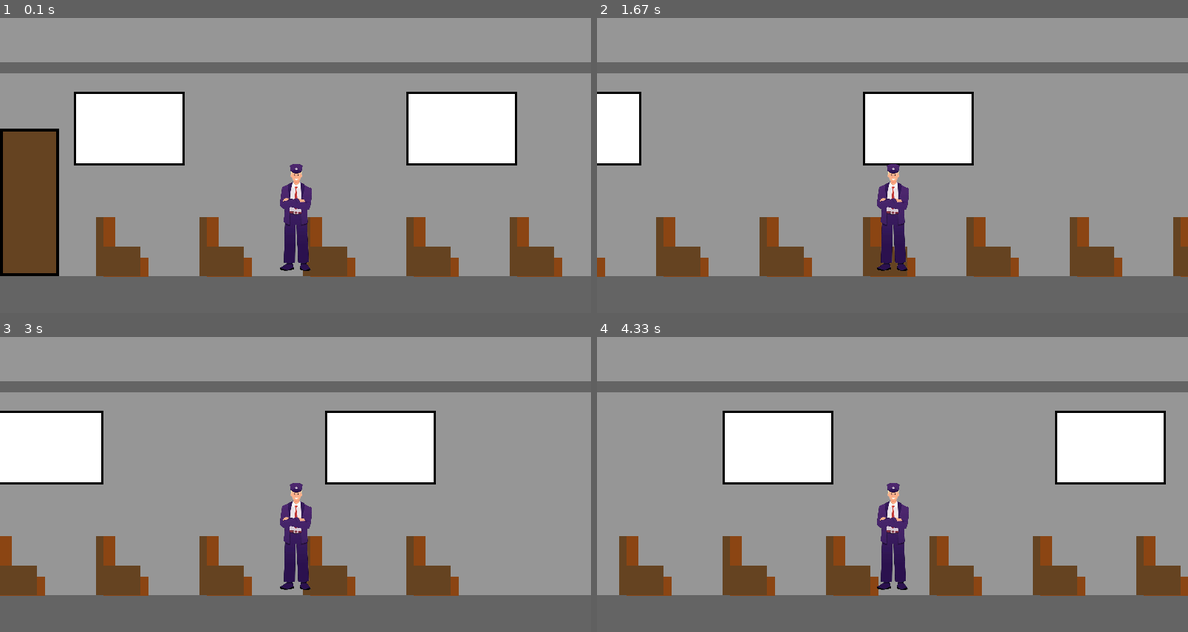
Above: before the commit, frames 1-4 (two rows, left to right).
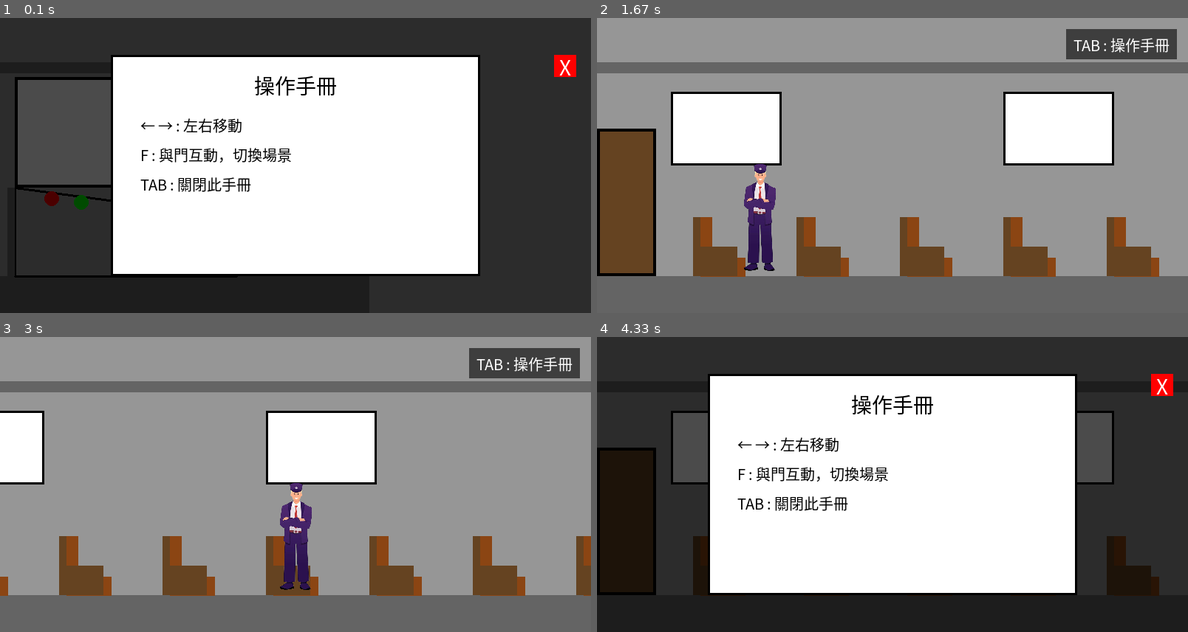
Above: after the commit, the same moments.

Repository: alien1105/pygame_final_project
Game: pygame game, started from main.py
Two runs of this game, one before a commit and one after it. Both use one fixed random seed, a clock stepped at 60 frames per second and the inputs below.
Inputs (mouse positions are in pixels of both pictures, inside the frame that each line leads up to):
- Up to frame 1 (0.1 s): no input
- Up to frame 2 (1.67 s): click (1164, 65) at 0.38 s, where only the run after the commit has a clickable "X"; hold F 0.67-1.13 s; hold Right 0.67-1.13 s; tap F at 1.17 s; hold F from 1.5 s (still down); hold Right from 1.5 s (still down)
- Up to frame 3 (3 s): release F at 1.97 s; release Right at 1.97 s; hold Right 2-2.47 s; hold Right 2.5-2.97 s
- Up to frame 4 (4.33 s): hold Left 3-3.53 s; hold Left 3.57-3.97 s; hold Tab from 4 s (still down); hold Right from 4 s (still down)

The runs differ from the first frame. In frame 1, 94% of the frame differs, in the area x 0-100%, y 0-100%; in frame 2, 34%; in frame 3, 20%; in frame 4, 95%.

Commit message:
新增操作手冊及互動提示

Diff:
--- a/main.py
+++ b/main.py
@@ -16,6 +16,8 @@
 FLOOR_HEIGHT = 50
 FPS = 60
 PLAYER_SPEED = 5
+DOOR_HEIGHT = 200
+DOOR_WIDTH = 80
 
 # 定義顏色 (RGB 格式)
 WHITE = (255, 255, 255)
@@ -27,6 +29,10 @@
 DARK_BROWN = (101, 67, 33) # 座椅暗面顏色
 RED = (255, 0, 0) # 按鈕顏色
 GREEN = (0, 255, 0) # 按鈕顏色
+
+# 載入字型 (使用電腦內建的中文字型)
+font = pygame.font.SysFont("microsoftjhenghei", 28)
+font_small = pygame.font.SysFont("microsoftjhenghei", 20)
 
 # 3. 載入並設定列車長
 try:
@@ -42,7 +48,7 @@
 
 # 設定列車長的碰撞框 (Rect)
 conductor_rect = pygame.Rect(
-    WIDTH // 2 - 80,
+    COCKPIT_WIDTH - DOOR_WIDTH - 160 - 10, # 初始 x 位置：駕駛艙門的左邊再過去一點
     HEIGHT - FLOOR_HEIGHT - 160,
     160,
     160
@@ -54,12 +60,13 @@
 camera_x = 0
 
 # --- 場景管理 ---
-current_scene = 'CARRIAGE_1' # 初始場景
-
-# 定義每個場景的互動門
-DOOR_HEIGHT = 200
-DOOR_WIDTH = 80
-doors = {
+current_scene = 'COCKPIT' # 遊戲從駕駛艙開始
+
+# --- 遊戲狀態管理 ---
+game_state = 'MANUAL' # 初始狀態為顯示手冊
+close_button_rect = pygame.Rect(WIDTH - 50, 50, 30, 30) # 手冊的關閉按鈕
+
+doors = { # 定義每個場景的互動門
     'CARRIAGE_1': {
         'cockpit_door': pygame.Rect(0, HEIGHT - FLOOR_HEIGHT - DOOR_HEIGHT, DOOR_WIDTH, DOOR_HEIGHT),
         'exit_door': pygame.Rect(CARRIAGE_WIDTH - DOOR_WIDTH, HEIGHT - FLOOR_HEIGHT - DOOR_HEIGHT, DOOR_WIDTH, DOOR_HEIGHT),
@@ -76,6 +83,51 @@
         'exit_door': pygame.Rect(COCKPIT_WIDTH - DOOR_WIDTH, HEIGHT - FLOOR_HEIGHT - DOOR_HEIGHT, DOOR_WIDTH, DOOR_HEIGHT),
     }
 }
+
+def draw_manual_screen():
+    """繪製操作手冊畫面"""
+    # 半透明背景
+    overlay = pygame.Surface((WIDTH, HEIGHT), pygame.SRCALPHA)
+    overlay.fill((0, 0, 0, 180))
+    screen.blit(overlay, (0, 0))
+
+    # 手冊面板
+    panel_rect = pygame.Rect(WIDTH // 2 - 250, HEIGHT // 2 - 150, 500, 300)
+    pygame.draw.rect(screen, WHITE, panel_rect)
+    pygame.draw.rect(screen, BLACK, panel_rect, 3)
+
+    # 標題
+    title_surf = font.render("操作手冊", True, BLACK)
+    screen.blit(title_surf, (panel_rect.centerx - title_surf.get_width() // 2, panel_rect.y + 20))
+
+    # 說明文字
+    instructions = [
+        "← → : 左右移動",
+        "F : 與門互動，切換場景",
+        "TAB : 關閉此手冊"
+    ]
+    for i, text in enumerate(instructions):
+        text_surf = font_small.render(text, True, BLACK)
+        screen.blit(text_surf, (panel_rect.x + 40, panel_rect.y + 80 + i * 40))
+
+    # 關閉按鈕
+    pygame.draw.rect(screen, RED, close_button_rect)
+    close_text_surf = font.render("X", True, WHITE)
+    screen.blit(close_text_surf, (close_button_rect.centerx - close_text_surf.get_width() // 2,
+                                  close_button_rect.centery - close_text_surf.get_height() // 2))
+
+
+def draw_manual_hint():
+    """在右上角繪製提示：按 TAB 開關操作手冊"""
+    hint_text_surf = font_small.render("TAB : 操作手冊", True, WHITE)
+    hint_rect = hint_text_surf.get_rect()
+    hint_bg_rect = pygame.Rect(0, 0, hint_rect.width + 20, hint_rect.height + 12)
+    hint_bg_rect.topright = (WIDTH - 15, 15)
+    hint_bg = pygame.Surface(hint_bg_rect.size, pygame.SRCALPHA)
+    hint_bg.fill((0, 0, 0, 150))
+    screen.blit(hint_bg, hint_bg_rect)
+    screen.blit(hint_text_surf, (hint_bg_rect.centerx - hint_rect.width // 2, hint_bg_rect.centery - hint_rect.height // 2))
+
 
 def draw_background(camera_offset_x):
     """繪製背景、地板和窗戶，根據攝影機位置調整"""
@@ -216,99 +268,109 @@
     else: # 否則，畫一個藍色方塊作為替代
         pygame.draw.rect(surface, BLUE, screen_rect)
 
+def draw_interact_hint(camera_offset_x):
+    """如果玩家靠近可互動的門，在角色上方顯示按 F 互動的提示"""
+    scene_doors = doors.get(current_scene, {})
+    for door_rect in scene_doors.values():
+        if conductor_rect.colliderect(door_rect):
+            hint_surf = font_small.render("F : 互動", True, WHITE)
+            hint_bg = pygame.Surface((hint_surf.get_width() + 16, hint_surf.get_height() + 10), pygame.SRCALPHA)
+            hint_bg.fill((0, 0, 0, 180))
+            hint_bg.blit(hint_surf, (8, 5))
+            screen_x = conductor_rect.centerx - camera_offset_x - hint_bg.get_width() // 2
+            screen_y = conductor_rect.top - hint_bg.get_height() - 10
+            screen.blit(hint_bg, (screen_x, screen_y))
+            break
+
 # 4. 遊戲主迴圈
 running = True
 while running:
-    # --- A. 事件偵測 ---
-    for event in pygame.event.get():
-        if event.type == pygame.QUIT:
-            running = False # 結束迴圈
-
-        # 偵測 'F' 鍵按下事件
-        if event.type == pygame.KEYDOWN:
-            if event.key == pygame.K_f:
-                # 在第一個車廂，準備進入連接處
-                if current_scene == 'CARRIAGE_1':
-                    # 檢查是否在右邊的門 (去連接處)
-                    if conductor_rect.colliderect(doors['CARRIAGE_1']['exit_door']):
-                        current_scene = 'CONNECTION'
-                        # 將玩家位置重設到連接處的入口
-                        conductor_rect.x = doors['CONNECTION']['entry_door_1'].right + 10
-                        camera_x = 0 # 重設攝影機
-                    # 檢查是否在左邊的門 (去駕駛艙)
-                    elif conductor_rect.colliderect(doors['CARRIAGE_1']['cockpit_door']):
-                        current_scene = 'COCKPIT'
-                        conductor_rect.x = doors['COCKPIT']['exit_door'].left - conductor_rect.width - 10
-                        camera_x = 0 # 重設攝影機
-
-                # 在連接處，準備回到第一個車廂
-                elif current_scene == 'CONNECTION':
-                    # 檢查是否在左邊的門 (回車廂1)
-                    if conductor_rect.colliderect(doors['CONNECTION']['entry_door_1']):
-                        current_scene = 'CARRIAGE_1'
-                        # 將玩家位置重設到車廂的門口
-                        conductor_rect.x = doors['CARRIAGE_1']['exit_door'].left - conductor_rect.width - 10
-                        # 攝影機跟隨
-                        camera_x = conductor_rect.centerx - (WIDTH // 2)
-                    # 檢查是否在右邊的門 (去車廂2)
-                    elif conductor_rect.colliderect(doors['CONNECTION']['exit_door_2']):
-                        current_scene = 'CARRIAGE_2'
-                        # 將玩家位置重設到車廂2的入口
-                        conductor_rect.x = doors['CARRIAGE_2']['entry_door'].right + 10
-                        camera_x = 0 # 重設攝影機
-
-                # 在第二個車廂，準備回到連接處
-                elif current_scene == 'CARRIAGE_2':
-                    if conductor_rect.colliderect(doors['CARRIAGE_2']['entry_door']):
-                        current_scene = 'CONNECTION'
-                        conductor_rect.x = doors['CONNECTION']['exit_door_2'].left - conductor_rect.width - 10
-
-                # 在駕駛艙，準備回到第一個車廂
-                elif current_scene == 'COCKPIT':
-                    if conductor_rect.colliderect(doors['COCKPIT']['exit_door']):
-                        current_scene = 'CARRIAGE_1'
-                        conductor_rect.x = doors['CARRIAGE_1']['cockpit_door'].right + 10
-
-    # --- B. 遊戲邏輯 ---
-    # 根據當前場景設定世界邊界
-    if 'CARRIAGE' in current_scene:
-        current_world_width = CARRIAGE_WIDTH
-    elif current_scene == 'CONNECTION':
-        current_world_width = CONNECTION_WIDTH
-    else: # COCKPIT
-        current_world_width = COCKPIT_WIDTH
-
-    keys = pygame.key.get_pressed()
-
-    # 記錄移動前的位置，用於碰撞後的位置修正
-    prev_x = conductor_rect.x
-
-    # 偵測左右方向鍵
-    if keys[pygame.K_LEFT]:
-        conductor_rect.x -= PLAYER_SPEED
-    if keys[pygame.K_RIGHT]:
-        conductor_rect.x += PLAYER_SPEED
-
-    # 當前場景的世界邊界限制
-    if conductor_rect.left < 0:
-        conductor_rect.left = 0
-    if conductor_rect.right > current_world_width:
-        conductor_rect.right = current_world_width
-
-    # 更新攝影機位置，使其跟隨玩家，讓玩家保持在畫面中央
-    camera_x = conductor_rect.centerx - (WIDTH // 2)
-
-    # 限制攝影機的移動範圍，避免在世界邊緣看到空白區域
-    if camera_x < 0:
-        camera_x = 0
-    if camera_x > current_world_width - WIDTH:
-        camera_x = current_world_width - WIDTH
-
-    # --- C. 畫面繪製 ---
-    draw_background(camera_x)
-
-    # 繪製列車長
-    draw_conductor(screen, conductor_rect, conductor_img, camera_x)
+    if game_state == 'MANUAL':
+        # --- 手冊狀態的事件與繪圖 ---
+        for event in pygame.event.get():
+            if event.type == pygame.QUIT:
+                running = False
+            if event.type == pygame.KEYDOWN:
+                if event.key == pygame.K_TAB:
+                    game_state = 'PLAYING'
+            if event.type == pygame.MOUSEBUTTONDOWN:
+                if close_button_rect.collidepoint(event.pos):
+                    game_state = 'PLAYING'
+
+        # 繪製背景遊戲畫面
+        draw_background(camera_x)
+        draw_conductor(screen, conductor_rect, conductor_img, camera_x)
+        # 在上方繪製手冊
+        draw_manual_screen()
+
+    elif game_state == 'PLAYING':
+        # --- 正常遊戲狀態的事件與邏輯 ---
+        # A. 事件偵測
+        for event in pygame.event.get():
+            if event.type == pygame.QUIT:
+                running = False
+            if event.type == pygame.KEYDOWN:
+                if event.key == pygame.K_TAB:
+                    game_state = 'MANUAL'
+                if event.key == pygame.K_f:
+                    # (場景切換邏輯...)
+                    if current_scene == 'CARRIAGE_1':
+                        if conductor_rect.colliderect(doors['CARRIAGE_1']['exit_door']):
+                            current_scene = 'CONNECTION'
+                            conductor_rect.x = doors['CONNECTION']['entry_door_1'].right + 10
+                            camera_x = 0
+                        elif conductor_rect.colliderect(doors['CARRIAGE_1']['cockpit_door']):
+                            current_scene = 'COCKPIT'
+                            conductor_rect.x = doors['COCKPIT']['exit_door'].left - conductor_rect.width - 10
+                            camera_x = 0
+                    elif current_scene == 'CONNECTION':
+                        if conductor_rect.colliderect(doors['CONNECTION']['entry_door_1']):
+                            current_scene = 'CARRIAGE_1'
+                            conductor_rect.x = doors['CARRIAGE_1']['exit_door'].left - conductor_rect.width - 10
+                            camera_x = conductor_rect.centerx - (WIDTH // 2)
+                        elif conductor_rect.colliderect(doors['CONNECTION']['exit_door_2']):
+                            current_scene = 'CARRIAGE_2'
+                            conductor_rect.x = doors['CARRIAGE_2']['entry_door'].right + 10
+                            camera_x = 0
+                    elif current_scene == 'CARRIAGE_2':
+                        if conductor_rect.colliderect(doors['CARRIAGE_2']['entry_door']):
+                            current_scene = 'CONNECTION'
+                            conductor_rect.x = doors['CONNECTION']['exit_door_2'].left - conductor_rect.width - 10
+                    elif current_scene == 'COCKPIT':
+                        if conductor_rect.colliderect(doors['COCKPIT']['exit_door']):
+                            current_scene = 'CARRIAGE_1'
+                            conductor_rect.x = doors['CARRIAGE_1']['cockpit_door'].right + 10
+
+        # B. 遊戲邏輯
+        if 'CARRIAGE' in current_scene:
+            current_world_width = CARRIAGE_WIDTH
+        elif current_scene == 'CONNECTION':
+            current_world_width = CONNECTION_WIDTH
+        else: # COCKPIT
+            current_world_width = COCKPIT_WIDTH
+
+        keys = pygame.key.get_pressed()
+        if keys[pygame.K_LEFT]:
+            conductor_rect.x -= PLAYER_SPEED
+        if keys[pygame.K_RIGHT]:
+            conductor_rect.x += PLAYER_SPEED
+
+        if conductor_rect.left < 0:
+            conductor_rect.left = 0
+        if conductor_rect.right > current_world_width:
+            conductor_rect.right = current_world_width
+
+        camera_x = conductor_rect.centerx - (WIDTH // 2)
+        if camera_x < 0:
+            camera_x = 0
+        if camera_x > current_world_width - WIDTH:
+            camera_x = current_world_width - WIDTH
+
+        # C. 畫面繪製
+        draw_background(camera_x)
+        draw_conductor(screen, conductor_rect, conductor_img, camera_x)
+        draw_interact_hint(camera_x)
+        draw_manual_hint()
 
     # --- D. 更新畫面 ---
     pygame.display.flip()
--- /dev/null
+++ b/操作手冊_使用說明.txt
@@ -0,0 +1,4 @@
+操作手冊
+
+鍵盤左右鍵：移動角色
+F 鍵：與場景互動
